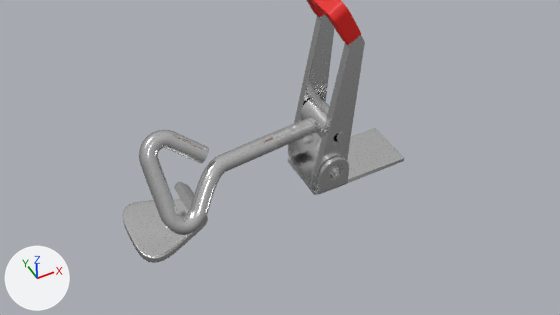
Before and after pictures for a commit that changed the Blender file LatchClamp.blend.
The view is the same before and after, from the file's camera 'Camera'. Every picture has the same lights, and +X, +Y and +Z are marked at lower left.

Script lines for the objects in view, before the commit:
```python
ob_bolt = bpy.data.objects.new('Bolt', me_bolt_004)
ob_bolt.location = (-0.0262, 0.0004, 0.0327)
ob_bolt.rotation_euler = (0.971, 0.001, 0.0948)  # degrees (56, 0.1, 5.4)
ob_hook = bpy.data.objects.new('Hook', me_circle)
ob_hook.location = (-0.0998, 0.0, 0.0078)
ob_hook.scale = (1.05, 1.05, 1.05)
ob_leverrubber = bpy.data.objects.new('LeverRubber', me_cube_002)
ob_leverrubber.parent = ob_lever
ob_leverrubber.location = (0.00263, 0.0, 0.0198)
ob_leverrubber.rotation_euler = (3.142, 0.251, 0.0)  # degrees (180, 14, 0)
ob_leverrubber.scale = (0.0481, 0.0481, 0.0481)
ob_screwbearing = bpy.data.objects.new('ScrewBearing', me_bolt_006)
ob_screwbearing.location = (-0.0303, 0.0, 0.0327)
ob_screwbearing.rotation_euler = (-0.0107, 0.001, 0.0948)  # degrees (-0.6, 0.1, 5.4)
# also in view: 'Lever' at (-0.0305, 0.0, 0.0541); 'Mounting base' at (-0.0159, 0.0, 0.0107)
```
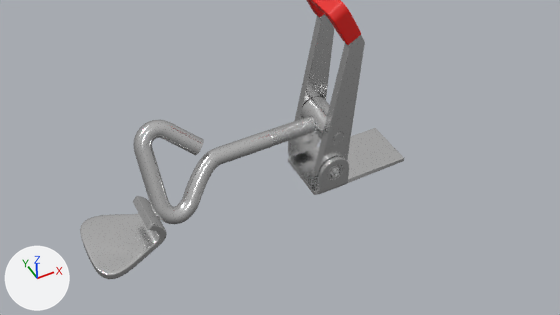
Location of each change, (x1, y1, x2, y2) in pixels of the pictures (560 x 315 px):
'Bolt', moved, turned: before (139, 117, 317, 235); after (133, 116, 315, 224)
'Hook', moved: before (122, 182, 208, 263); after (80, 196, 167, 279)
'ScrewBearing', turned: before (300, 97, 344, 141); after (301, 97, 344, 142)

Edits to the bpy script that builds the scene:
```text
Change ob_bolt:
    ob_bolt.location: (-0.0262, 0.0004, 0.0327) -> (-0.0262, 0.0, 0.0327)
    ob_bolt.rotation_euler: (0.971, 0.001, 0.0948) -> (0.982, 0.00049, -0.000526)  # degrees (56, 0.1, 5.4) -> degrees (56, 0, -0)
Change ob_hook:
    ob_hook.location: (-0.0998, 0.0, 0.0078) -> (-0.1201, 0.0, 0.0078)
Change ob_screwbearing:
    ob_screwbearing.rotation_euler: (-0.0107, 0.001, 0.0948) -> (0.0000597, 0.00049, -0.000526)  # degrees (-0.6, 0.1, 5.4) -> degrees (0, 0, -0)
```
